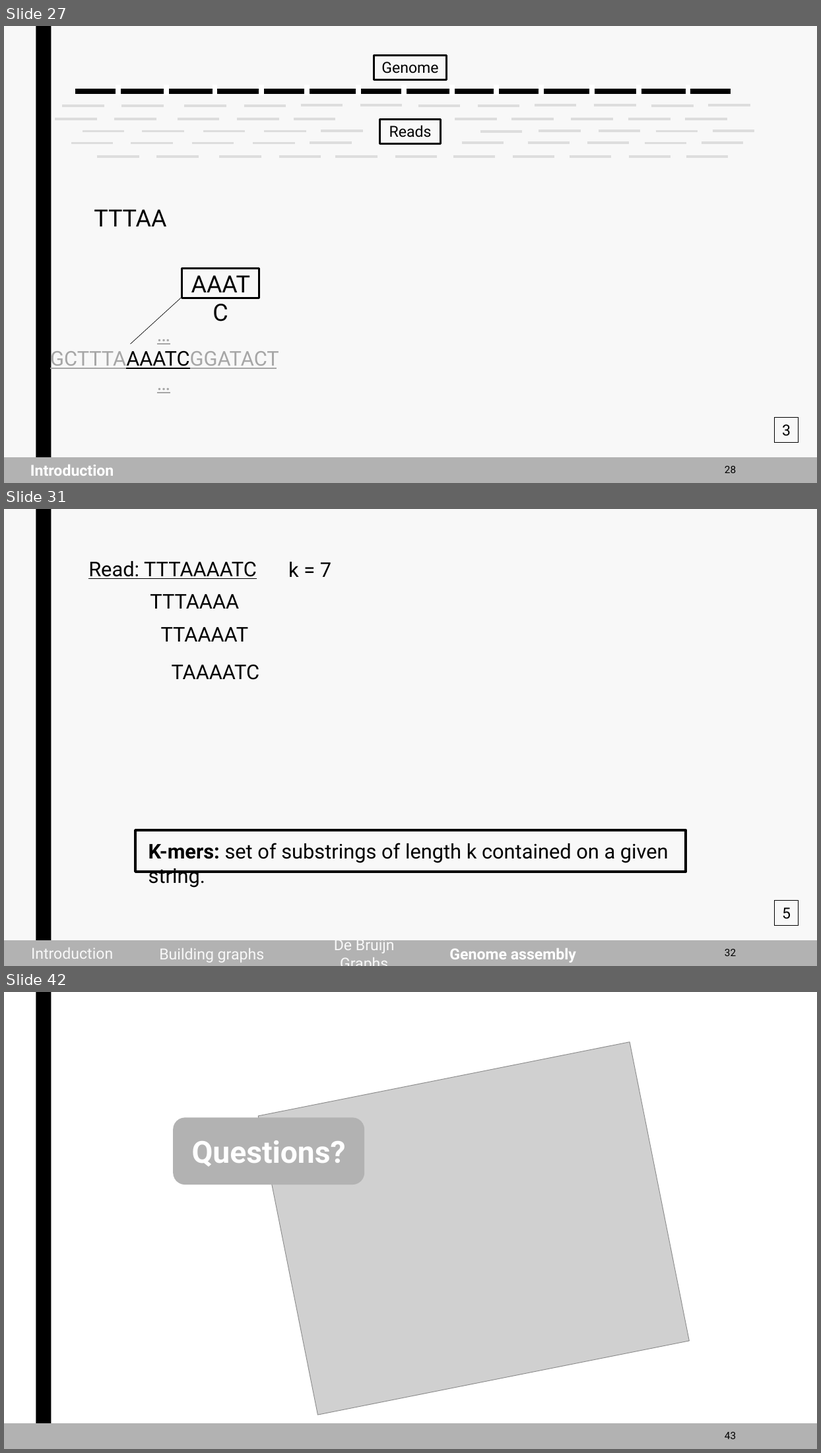
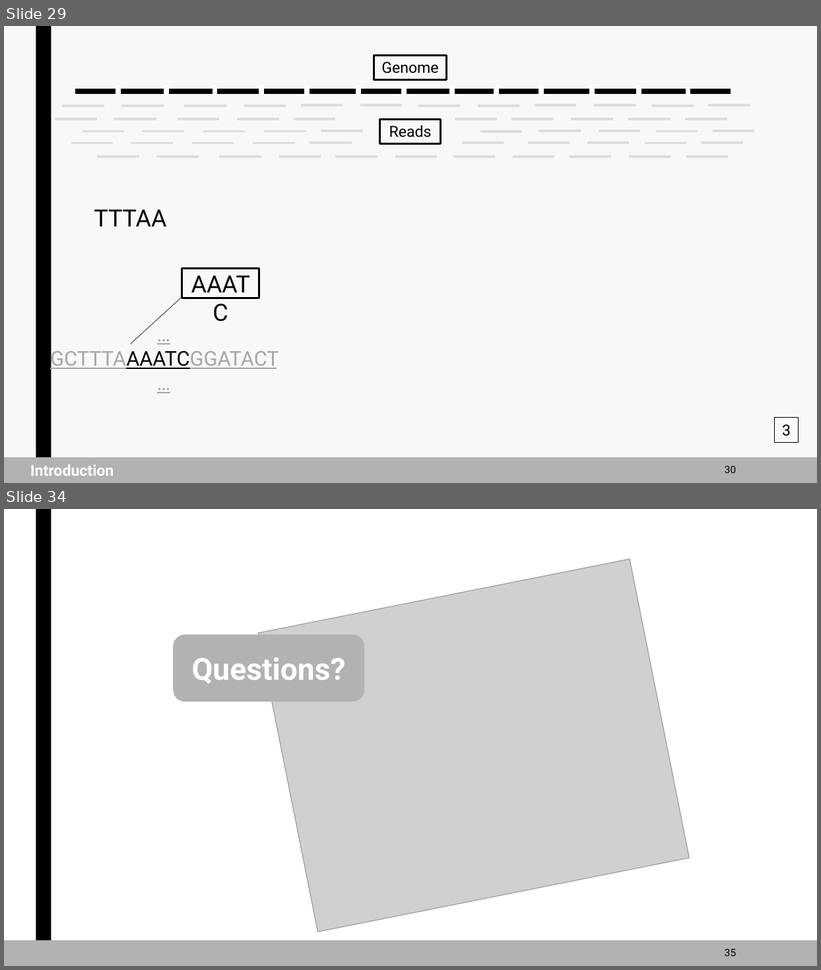
Before and after one commit to jurtasun/presentations, a slide deck: 202306_LMS_Complexity/202306_LMS_Complexity.ppt. Shown one above the other, each under a label of ours: slides 27, 31 and 42 before the commit, slides 29 and 34 after it; the slides between them are not shown. The pictures are 821x1453 and 821x970 pixels, drawn with LibreOffice and Linux fonts; fonts in the diff are those of the drawing; grey boxes stand for pictures. Boxes give left, top, right and bottom in pixels: in the first picture for what was removed or moved away, otherwise in the second. Text is boxed around its words. In the diff, an @@ line names an element or a change of style, - is before the commit and + after.

```diff
--- a/202306_LMS_Complexity/202306_LMS_Complexity.ppt
+++ b/202306_LMS_Complexity/202306_LMS_Complexity.ppt
@@ slide 31 removed at (4, 509, 817, 966), background #F8F8F8; not listed: 1 template element that a slide beside it also shows @@
@@ text removed at (88, 561, 257, 579) @@
-Read: TTTAAAATC
@@ text removed at (288, 562, 331, 577) @@
-k = 7
@@ text removed at (150, 594, 239, 609) @@
-TTTAAAA
@@ text removed at (161, 627, 249, 642) @@
-TTAAAAT
@@ text removed at (172, 664, 260, 680) @@
-TAAAATC
@@ rectangle removed at (136, 830, 686, 872) @@
@@ text removed at (149, 843, 669, 863) @@
-K-mers: set of substrings of length k contained on a given string.
@@ rectangle removed at (775, 901, 798, 925) @@
-5
@@ rectangle removed at (4, 942, 817, 966) @@
@@ rectangle removed at (11, 943, 134, 964) @@
-Introduction
@@ rectangle removed at (151, 943, 274, 965) @@
-Building graphs
@@ rectangle removed at (303, 943, 426, 965) @@
-De Bruijn Graphs
@@ rectangle removed at (443, 943, 584, 965) @@
-Genome assembly
@@ page number removed at (725, 949, 736, 956) @@
-32
@@ what was slide 27 is now slide 29 @@
@@ page number at (725, 466, 736, 473): text changed @@
-28
+30
@@ what was slide 42 is now slide 34 @@
@@ page number at (725, 949, 736, 956): text changed @@
-43
+35
```
Also in this commit, not shown: 5 slides changed, 7 slides added, 14 other slides removed.
